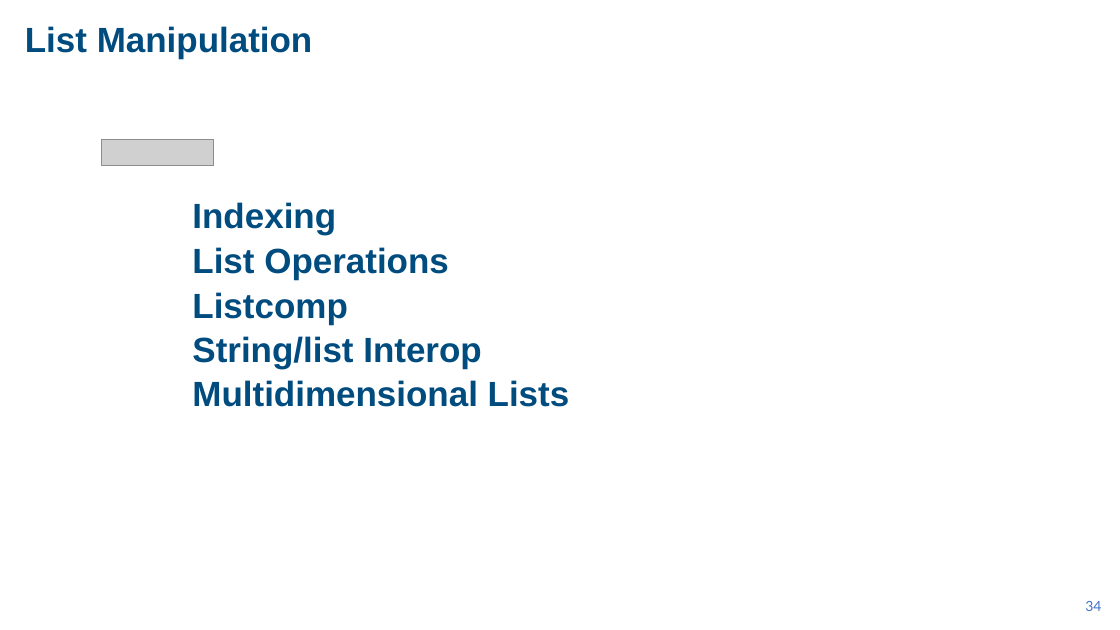
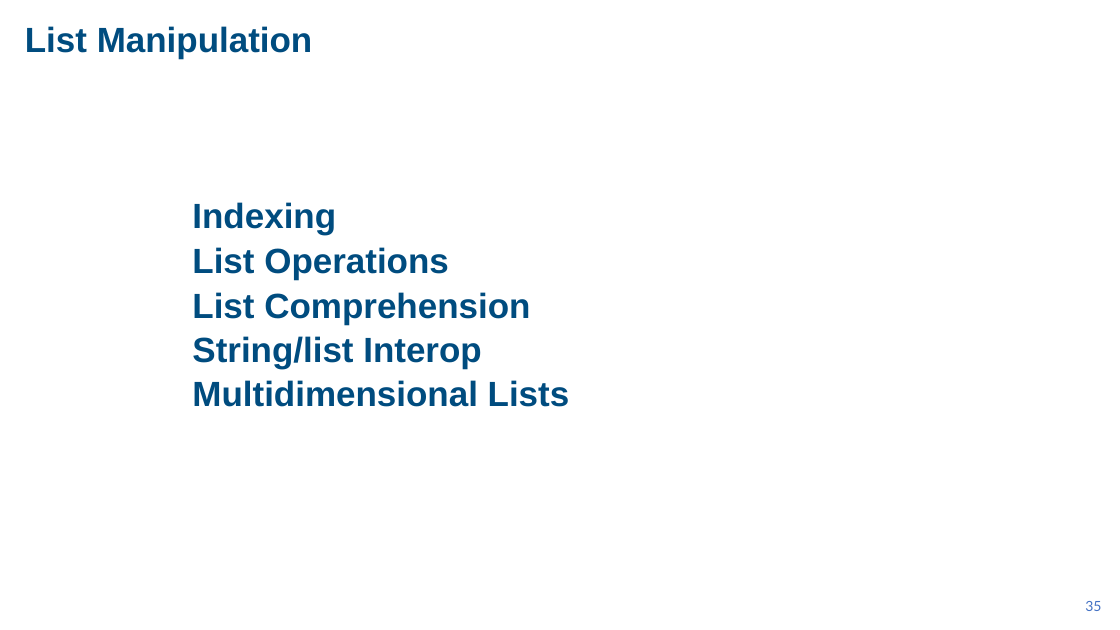
Before and after one commit to AIFS-AI-Bridge/aifs-ai-bridge.github.io, a slide deck: slide 35 of lectures/AIBridge Lecture 2.pptx (slide 34 before the commit). Drawn at 1120x630 pixels with LibreOffice and Linux fonts; fonts in the diff are those of the drawing; grey boxes stand for pictures. Boxes give left, top, right and bottom in pixels: in the first picture for what was removed or moved away, otherwise in the second. Text is boxed around its words. In the diff, an @@ line names an element or a change of style, - is before the commit and + after.

```diff
--- a/lectures/AIBridge Lecture 2.pptx
+++ b/lectures/AIBridge Lecture 2.pptx
@@ picture removed at [101,139,213,165] @@
@@ text at [192,292,530,325]: text changed @@
-Listcomp
+List Comprehension
@@ page number at [1085,601,1101,611]: text changed @@
-34
+35
```
Also in this commit, not shown: 8 other slides changed, 18 slides added, 2 slides removed, 34 other files.
